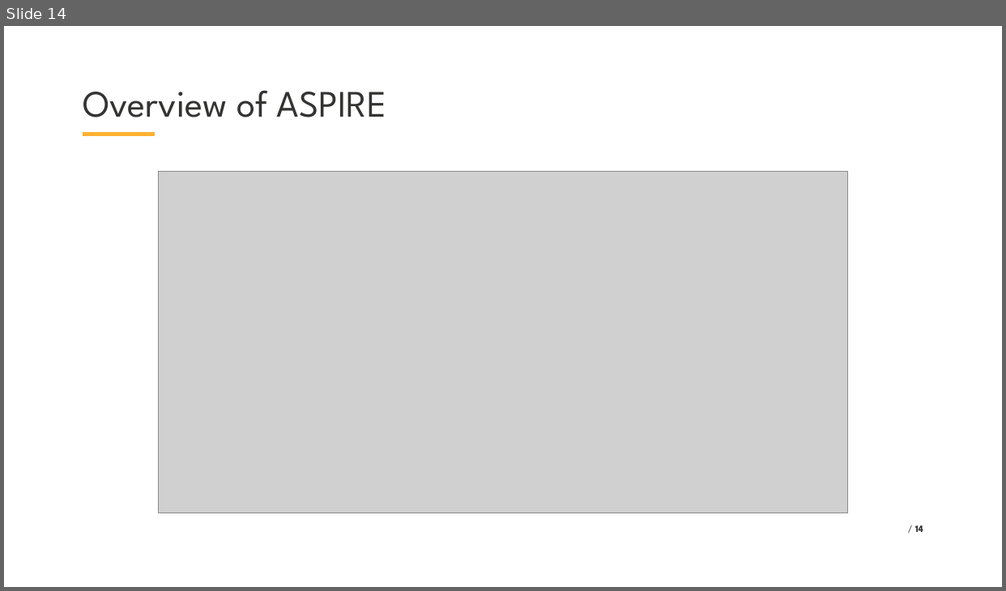
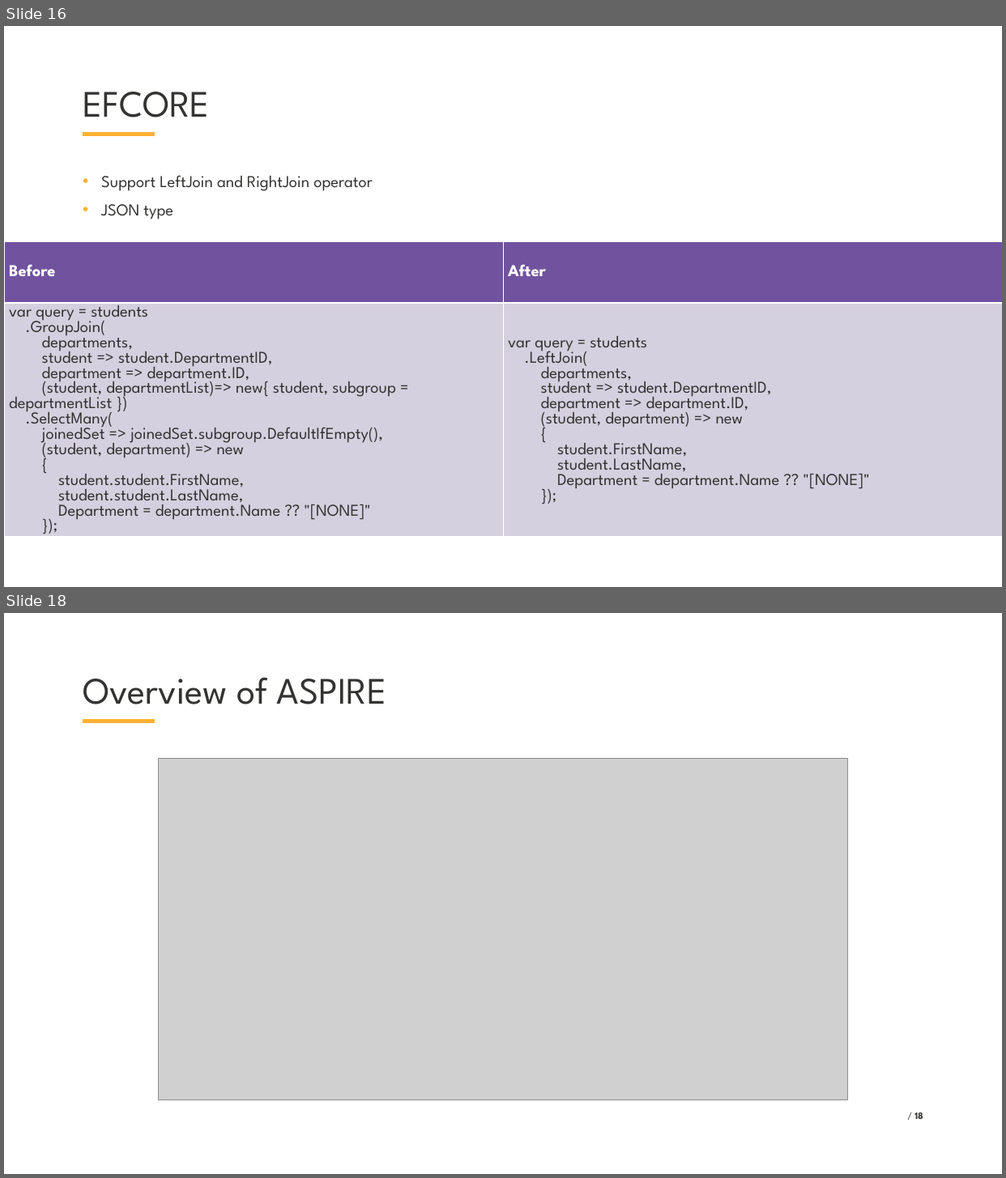
Before and after one commit to VladislavAntonyuk/AICalendar, a slide deck: .NET Conf 2025 - Ukraine (Eng).pptx. Shown one above the other, each under a label of ours: slide 14 before the commit, slides 16 and 18 after it; the slides between them are not shown. The pictures are 1006x591 and 1006x1178 pixels, drawn with LibreOffice and Linux fonts; fonts in the diff are those of the drawing; grey boxes stand for pictures; background and template pictures are left out. Boxes give left, top, right and bottom in pixels: in the first picture for what was removed or moved away, otherwise in the second. Text is boxed around its words. In the diff, an @@ line names an element or a change of style, - is before the commit and + after.

```diff
--- a/.NET Conf 2025 - Ukraine (Eng).pptx
+++ b/.NET Conf 2025 - Ukraine (Eng).pptx
@@ slide 16 added at (x1=4, y1=26, x2=1002, y2=587), background #FFFFFF; not listed: 1 template element that a slide beside it also shows @@
@@ title added at (x1=83, y1=92, x2=210, y2=118), 54 pt, text #333332 @@
+EFCORE
@@ text added at (x1=101, y1=175, x2=373, y2=220), 24 pt, text #333332 @@
+• Support LeftJoin and RightJoin operator
+• JSON type
@@ table added at (x1=4, y1=242, x2=1002, y2=587), 2 rows, 2 columns @@
+Before | After
+var query = students / .GroupJoin( / departments, / student => student.DepartmentID, / department => department.ID, / (student, departmentList)=> new{ student, subgroup = departmentList }) / .SelectMany( / joinedSet => joinedSet.subgroup.DefaultIfEmpty(), / (student, department) => new / { / student.student.FirstName, / student.student.LastName, / Department = department.Name ?? "[NONE]" / }); | var query = students / .LeftJoin( / departments, / student => student.DepartmentID, / department => department.ID, / (student, department) => new / { / student.FirstName, / student.LastName, / Department = department.Name ?? "[NONE]" / });
@@ page number added at (x1=850, y1=523, x2=923, y2=550), 14 pt, text #333332, bold @@
+/ 16
@@ what was slide 14 is now slide 18 @@
@@ page number at (x1=914, y1=1113, x2=923, y2=1119): text changed @@
-/ 14
+/ 18
```
Also in this commit, not shown: 11 slides changed, 11 other slides added, 3 slides removed, 43 other files.
